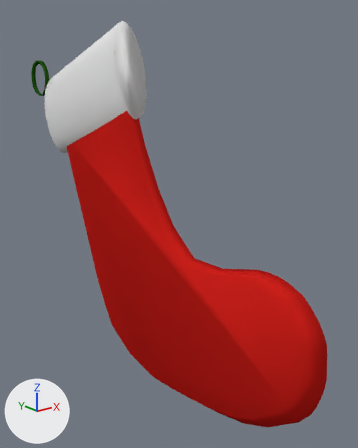
One commit to the Blender file Assets/Prefabs/sock.blend: the scene before it, then after it.
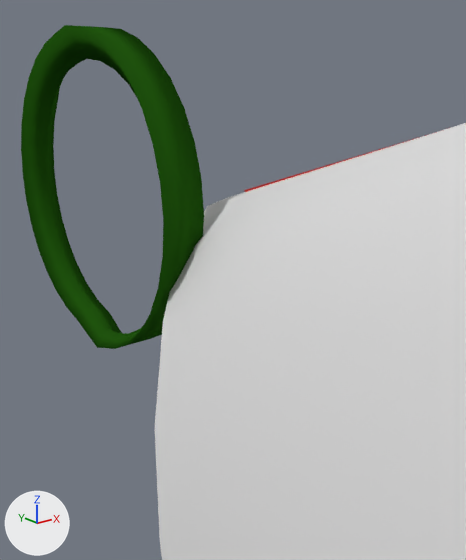
Old and new are each drawn whole from a camera (50 mm lens) standing at (-0.916, -1.727, -0.057) and looking at (0.067, -0.499, -0.548) and again close up from a camera (50 mm lens) standing at (-0.18, -0.009, -0.047) and looking at (-0.007, 0.208, -0.133). The axes (+X, +Y, +Z) are drawn at lower left. The lights are the same throughout.

The older version as bpy lines, for what is in view:
```python
me_cylinder = bpy.data.meshes.new('Cylinder')
me_cylinder.from_pydata(...)  # 128 vertices, 128 faces; spans x 0.0173..0.1522, y 0.1924..0.3377, z -0.059..-0.0348
me_cylinder.polygons.foreach_set('use_smooth', [True] * 128)
me_cylinder.materials.append(mat_material_004)  # dark green #215710
me_cylinder_001 = bpy.data.meshes.new('Cylinder.001')
me_cylinder_001.from_pydata(...)  # a 32-sided cylinder along z spanning x -1.0..1.0, y -1.0..1.0, z -1.0..1.0
me_cylinder_001.polygons.foreach_set('use_smooth', [True] * 34)
me_cylinder_001.materials.append(mat_material_005)  # white #e7e7e7
ob_cylinder = bpy.data.objects.new('Cylinder', me_cylinder)
ob_cylinder.location = (-0.0018, -0.0131, -0.0094)
ob_cylinder.rotation_euler = (0.0, 1.571, 0.0)  # degrees (0, 90, 0)
_m = ob_cylinder.modifiers.new('Decimate', 'DECIMATE')
_m.ratio = 0.741
ob_cylinder_001 = bpy.data.objects.new('Cylinder.001', me_cylinder_001)
ob_cylinder_001.location = (-0.0306, -0.1175, -0.1478)
ob_cylinder_001.rotation_euler = (-0.176, 1.895, 1.377)  # degrees (-10, 109, 79)
ob_cylinder_001.scale = (0.151, 0.054, 0.28)
_m = ob_cylinder_001.modifiers.new('Decimate', 'DECIMATE')
_m.ratio = 0.741
```
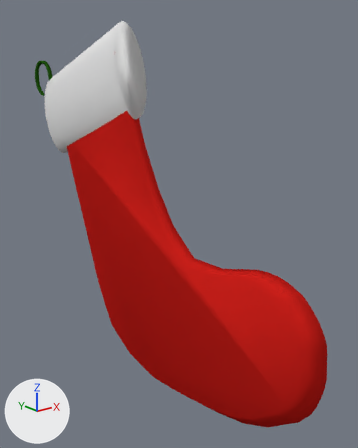
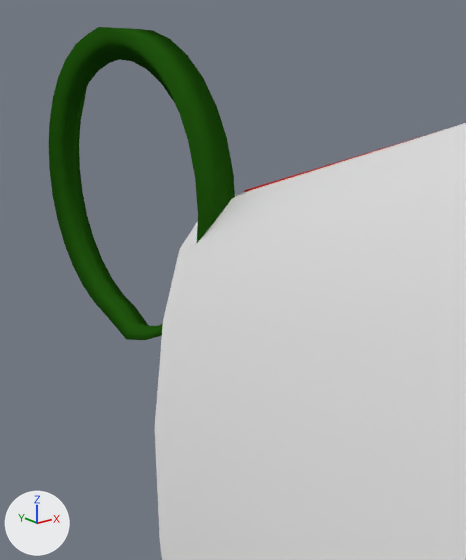
The change, as a diff of the scene's bpy script:
```diff
--- a/Assets/Prefabs/sock.blend.py
+++ b/Assets/Prefabs/sock.blend.py
@@ ob_cylinder @@
 ob_cylinder = bpy.data.objects.new('Cylinder', me_cylinder)
-ob_cylinder.location = (-0.0018, -0.0131, -0.0094)
+ob_cylinder.location = (0.013, -0.0131, -0.0094)
 ob_cylinder.rotation_euler = (0.0, 1.571, 0.0)  # degrees (0, 90, 0)
```

Boxes [x1, y1, x2, y2] around the edits, measured in the close-ups (466 x 560 px):
'Cylinder', moved
    before: [21, 25, 204, 349]
    after: [49, 27, 235, 340]
